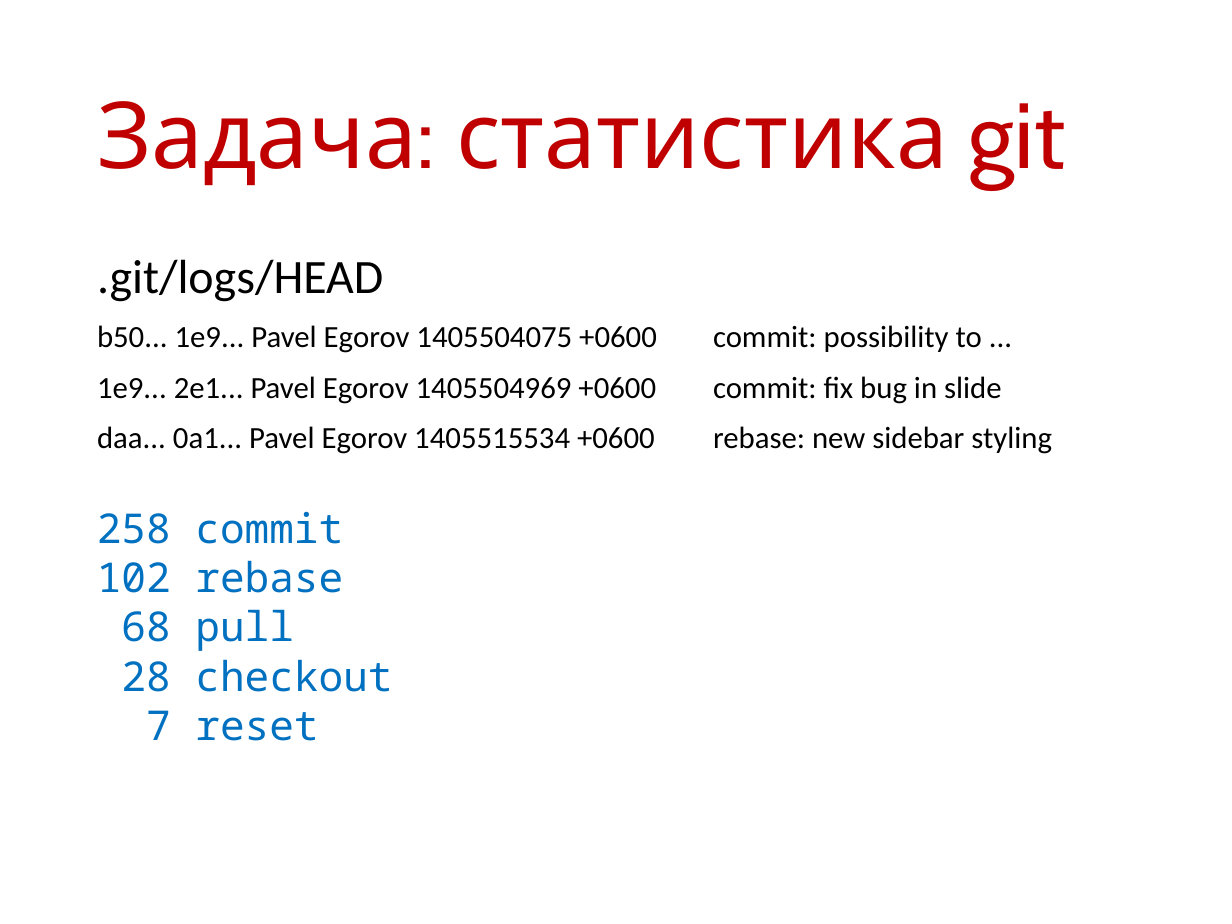
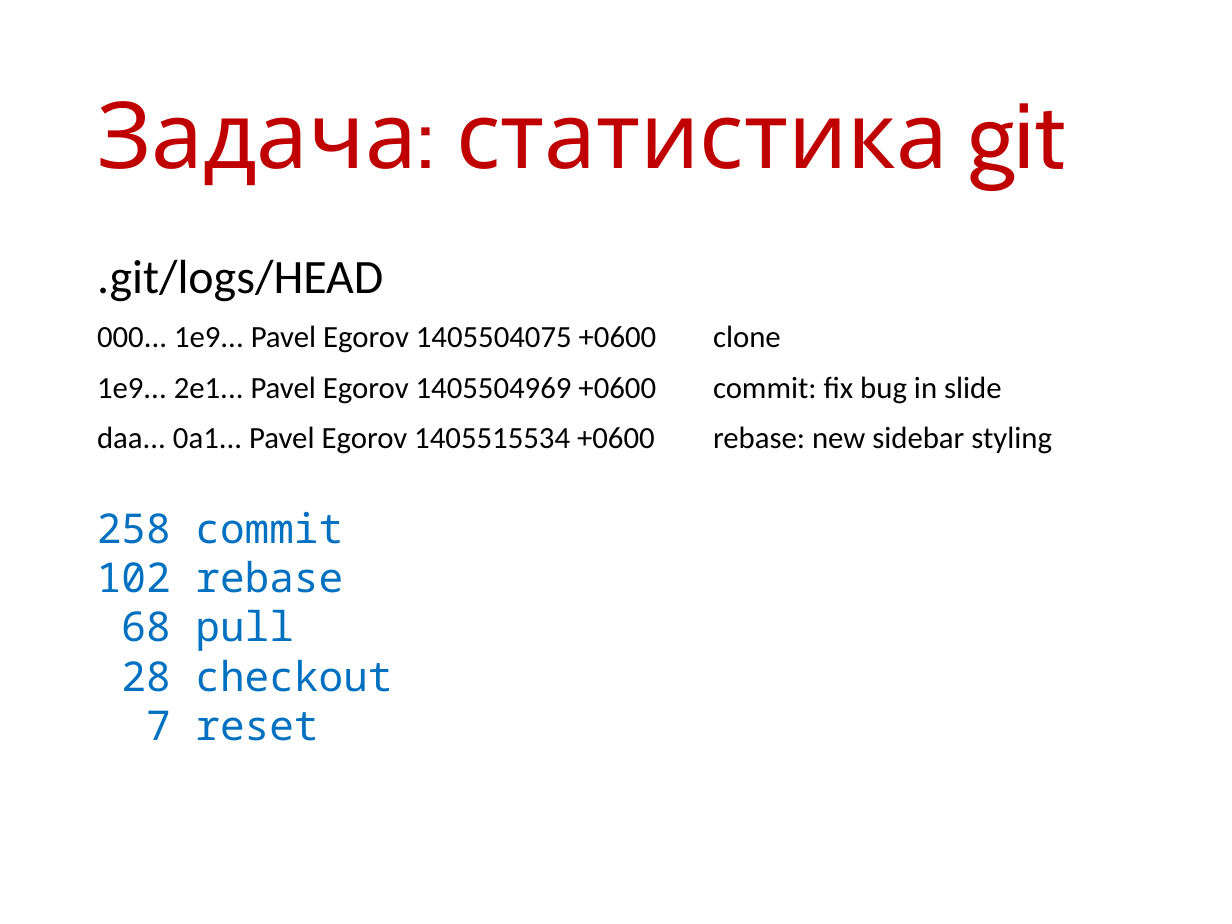
Before and after one commit to chokayes/internship-2015, a slide deck: slide 5 of Tools/Tools.pptx. Drawn at 1232x924 pixels with LibreOffice and Linux fonts; fonts in the diff are those of the drawing. Boxes give left, top, right and bottom in pixels: in the first picture for what was removed or moved away, otherwise in the second. Text is boxed around its words. In the diff, an @@ line names an element or a change of style, - is before the commit and + after.

```diff
--- a/Tools/Tools.pptx
+++ b/Tools/Tools.pptx
@@ text at (x1=97, y1=325, x2=781, y2=353): text changed @@
-b50... 1e9... Pavel Egorov 1405504075 +0600 commit: possibility to ...
+000... 1e9... Pavel Egorov 1405504075 +0600 clone
```
Also in this commit, not shown: 1 other slide changed.
